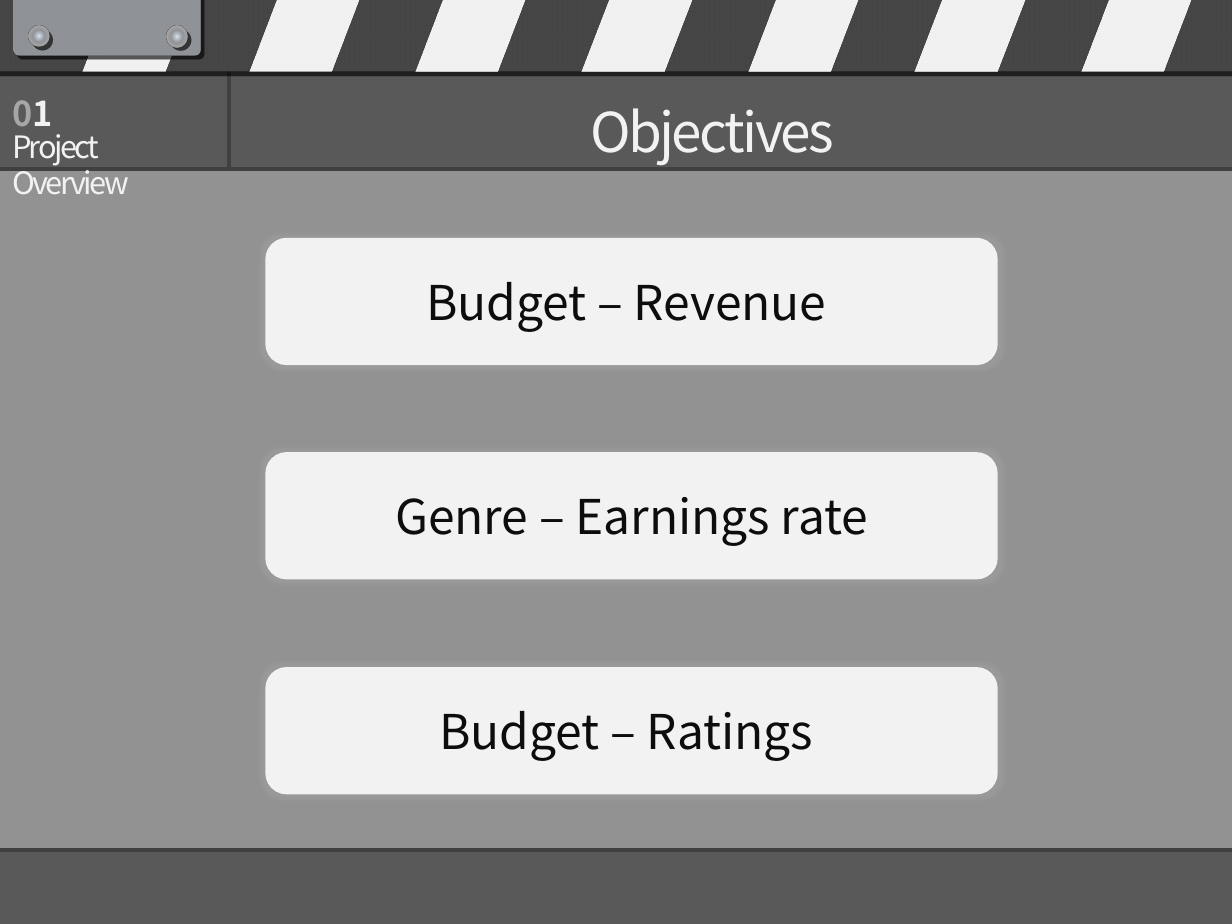
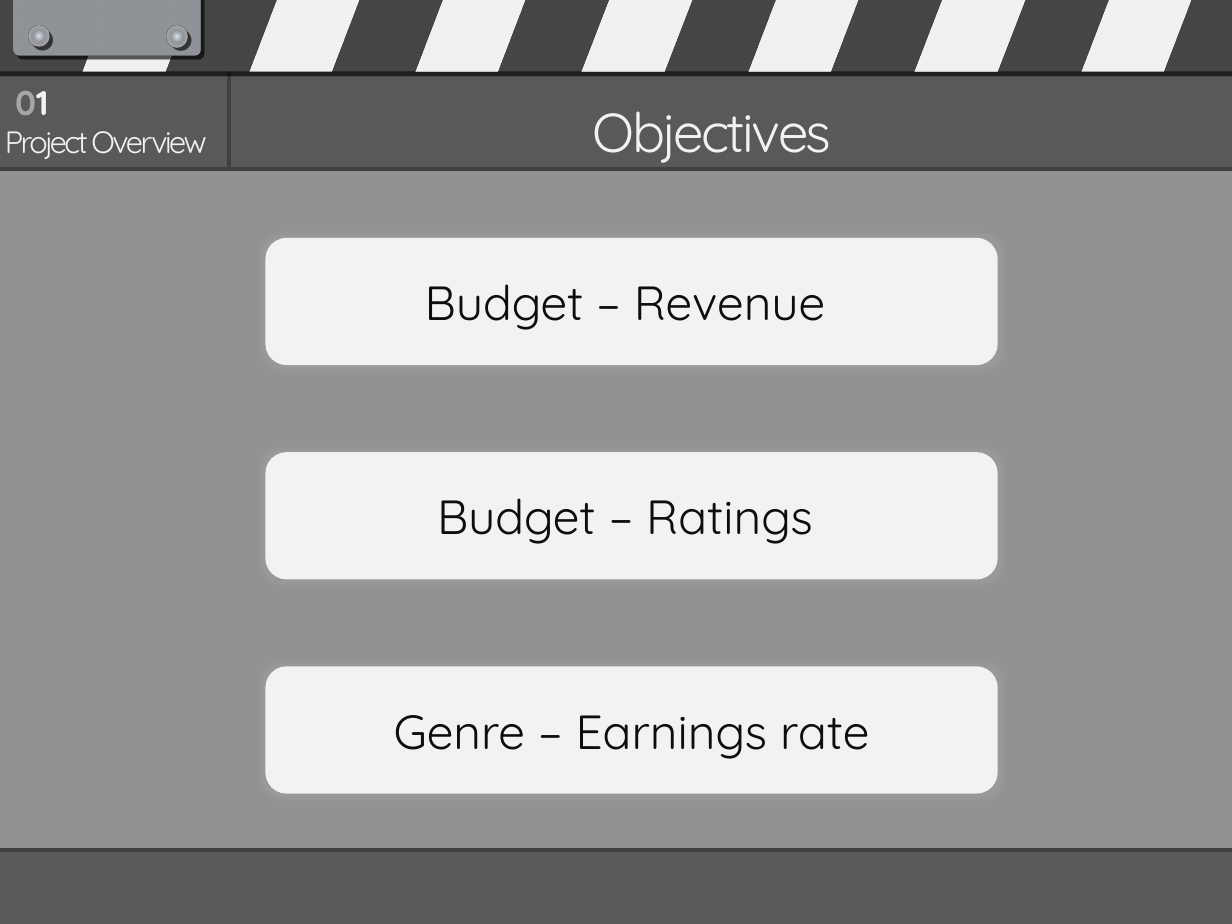
Before and after one commit to asmath472/21SRproject, a slide deck: slide 5 of R final presentation.pptx. Drawn at 1232x924 pixels with LibreOffice and Linux fonts; fonts in the diff are those of the drawing. Boxes give left, top, right and bottom in pixels: in the first picture for what was removed or moved away, otherwise in the second. Text is boxed around its words. In the diff, an @@ line names an element or a change of style, - is before the commit and + after.

```diff
--- a/R final presentation.pptx
+++ b/R final presentation.pptx
@@ text "01": place and size @@
-text "01" at (12,100,52,126)
+text "01" at (15,91,49,115)
@@ text "Project Overview": place and size @@
-text "Project Overview" at (12,134,129,194)
+text "Project Overview" at (5,131,206,159)
@@ font Noto Sans CJK KR to Quicksand in 6 elements at (265,238,997,365), (593,111,832,163), (15,91,49,115), (5,131,206,159), (265,667,997,793), (265,452,997,579) @@
@@ rounded rectangle "Budget – Ratings": place and size @@
-rounded rectangle "Budget – Ratings" at (265,667,997,793)
+rounded rectangle "Budget – Ratings" at (265,452,997,579)
@@ rounded rectangle "Genre – Earnings rate": place and size @@
-rounded rectangle "Genre – Earnings rate" at (265,452,997,579)
+rounded rectangle "Genre – Earnings rate" at (265,667,997,793)
```
Also in this commit, not shown: 12 other slides changed, 8 slides added, 2 slides removed.
